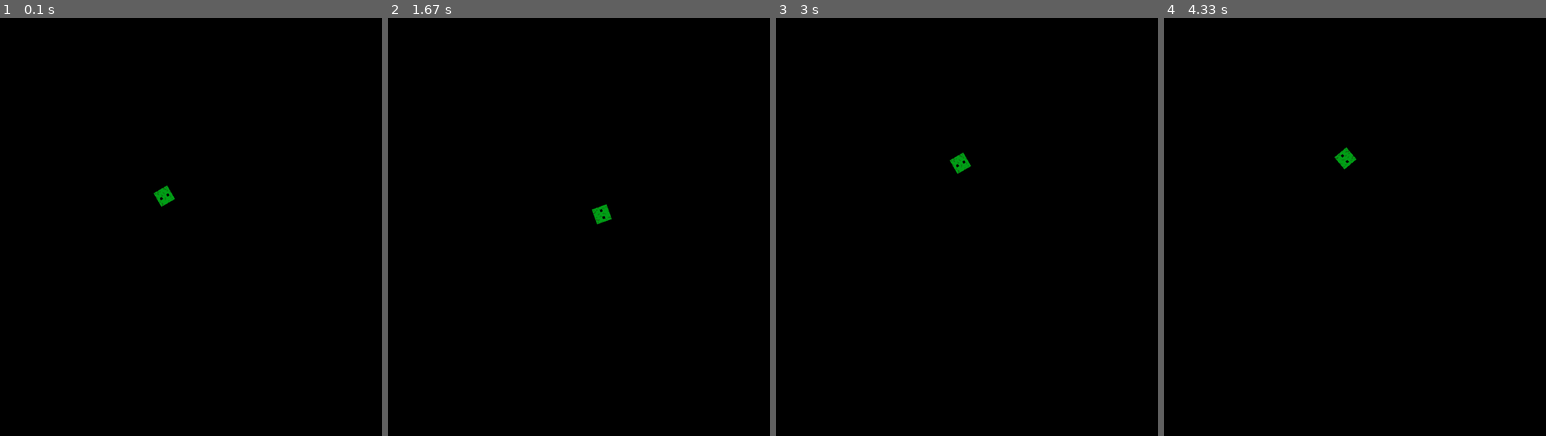
Above: before the commit, frames 1-4 (left to right).
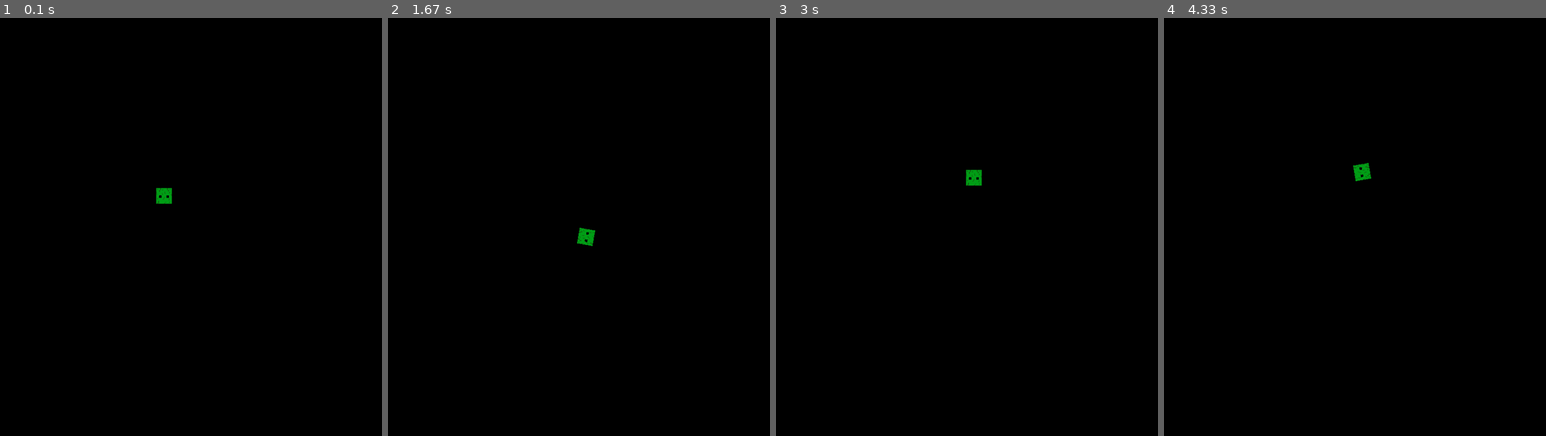
Above: after the commit, the same moments.

Repository: LUDUSLab/stem-games
Game: pygame game, started from AsteroidsEquipe1/config.py
The game is run twice, just before and just after one commit, with the same random seed, the same clock (stepped at 60 frames per second) and the same inputs.
Inputs:
- Up to frame 1 (0.1 s): no input
- Up to frame 2 (1.67 s): hold D 0.33-0.8 s; hold W 0.83-1.13 s; hold D 1.17-1.63 s
- Up to frame 3 (3 s): hold A 1.67-2.2 s; tap E at 1.82 s; hold A 2.23-2.63 s; hold W from 2.67 s (still down)
- Up to frame 4 (4.33 s): release W at 3.03 s; hold D 3.07-3.7 s; tap E at 3.22 s; hold A 3.73-4.2 s; hold D from 4.23 s (still down)

The runs differ from the first frame. In frame 1, 0.1% of the frame differs, in the area x 40-46%, y 40-46%; in frame 2, 0.3%; in frame 3, 0.3%; in frame 4, 0.3%, in the area x 44-55%, y 30-40%.

Commit message:
player angle fixed

Diff:
--- a/AsteroidsEquipe1/player.py
+++ b/AsteroidsEquipe1/player.py
@@ -17,7 +17,7 @@
         self.h = self.img.get_height()
         self.x = sw // 2
         self.y = sh // 2
-        self.angle = 30
+        self.angle = 0
         self.rotate = pygame.transform.rotate(self.img, self.angle)
         self.rotateRect = self.rotate.get_rect()
         self.rotateRect.center = (self.x, self.y)
